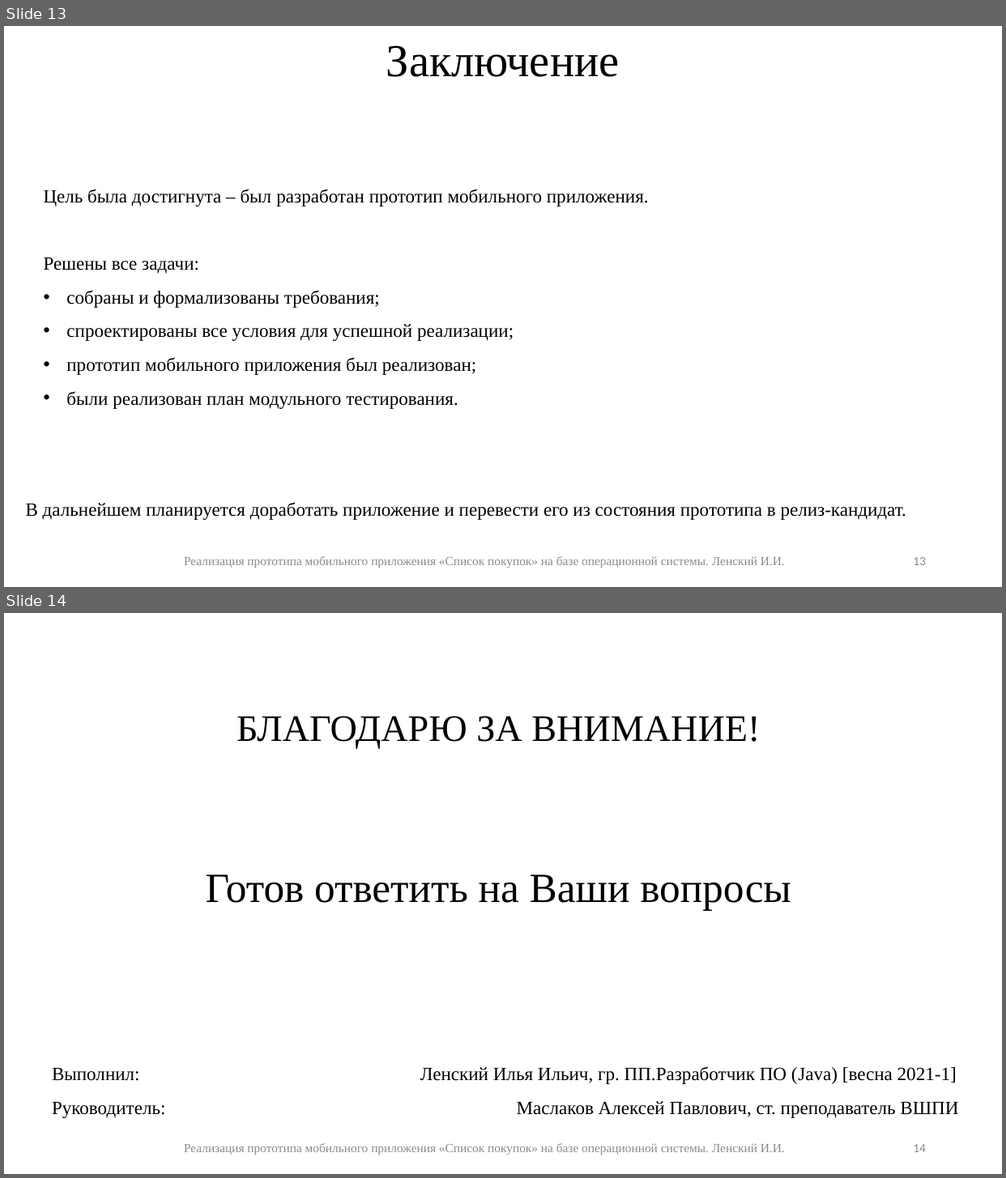
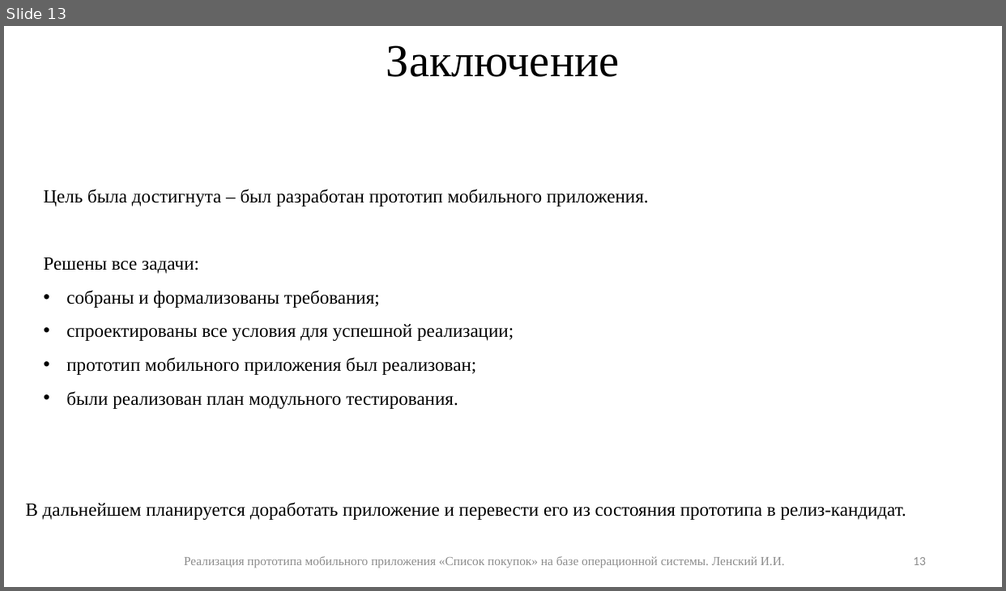
Before and after one commit to IliaLenskii/graduate-work, a slide deck: 3/java-2021-1-Lenskii.pptx. Shown one above the other, each under a label of ours: slides 13 and 14 before the commit, slide 13 after it. The pictures are 1006x1178 and 1006x591 pixels, drawn with LibreOffice and Linux fonts; fonts in the diff are those of the drawing. Boxes give left, top, right and bottom in pixels: in the first picture for what was removed or moved away, otherwise in the second. Text is boxed around its words. In the diff, an @@ line names an element or a change of style, - is before the commit and + after.

```diff
--- a/3/java-2021-1-Lenskii.pptx
+++ b/3/java-2021-1-Lenskii.pptx
@@ slide 14 removed at [4,613,1002,1174], background #FFFFFF @@
@@ text removed at [206,716,791,911] @@
-БЛАГОДАРЮ ЗА ВНИМАНИЕ!
-Готов ответить на Ваши вопросы
@@ text removed at [52,1067,958,1118] @@
-Выполнил: Ленский Илья Ильич, гр. ПП.Разработчик ПО (Java) [весна 2021-1]
-Руководитель: Маслаков Алексей Павлович, ст. преподаватель ВШПИ
@@ text removed at [184,1144,785,1155] @@
-Реализация прототипа мобильного приложения «Список покупок» на базе операционной системы. Ленский И.И.
@@ page number removed at [913,1144,926,1152] @@
-14
```
Also in this commit, not shown: 1 other file.
